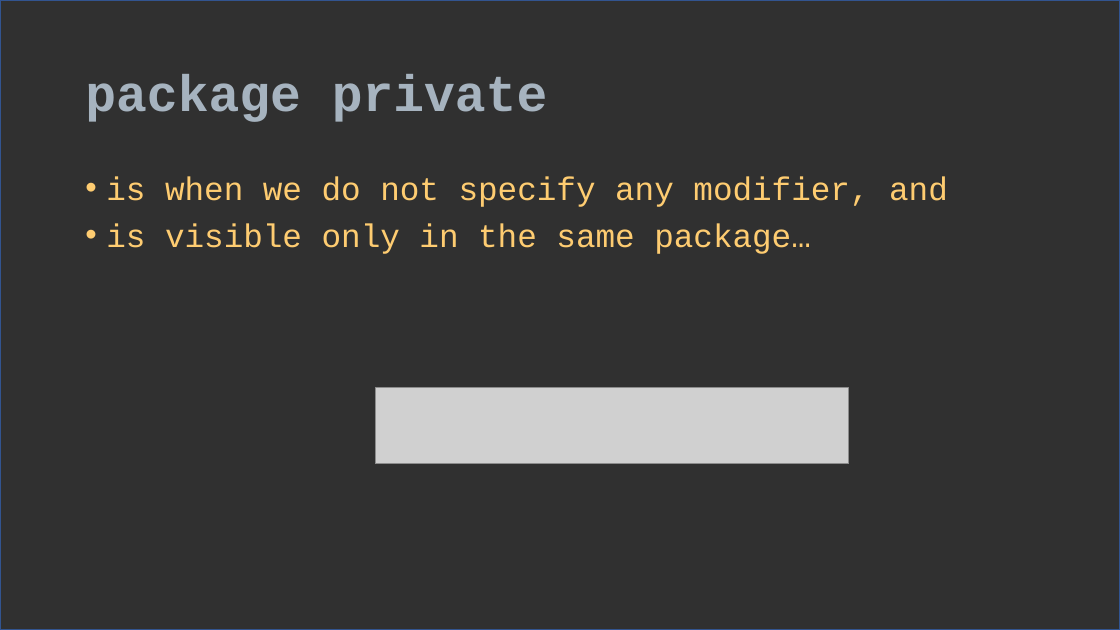
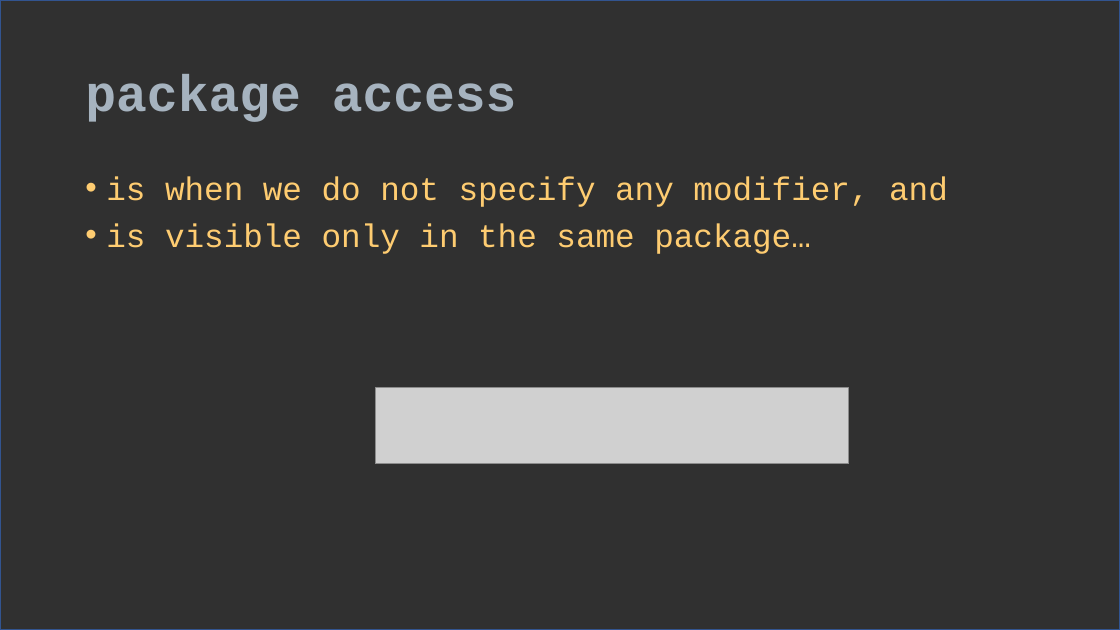
Before and after one commit to verhas/BLOG, a slide deck: slide 5 of access_modifiers/acess_modifiers.pptx. Drawn at 1120x630 pixels with LibreOffice and Linux fonts; fonts in the diff are those of the drawing; grey boxes stand for pictures. Boxes give left, top, right and bottom in pixels: in the first picture for what was removed or moved away, otherwise in the second. Text is boxed around its words. In the diff, an @@ line names an element or a change of style, - is before the commit and + after.

```diff
--- a/access_modifiers/acess_modifiers.pptx
+++ b/access_modifiers/acess_modifiers.pptx
@@ title at (85, 74, 517, 122): text changed @@
-package private
+package access
```
Also in this commit, not shown: 1 other slide changed, 11 slides added.
